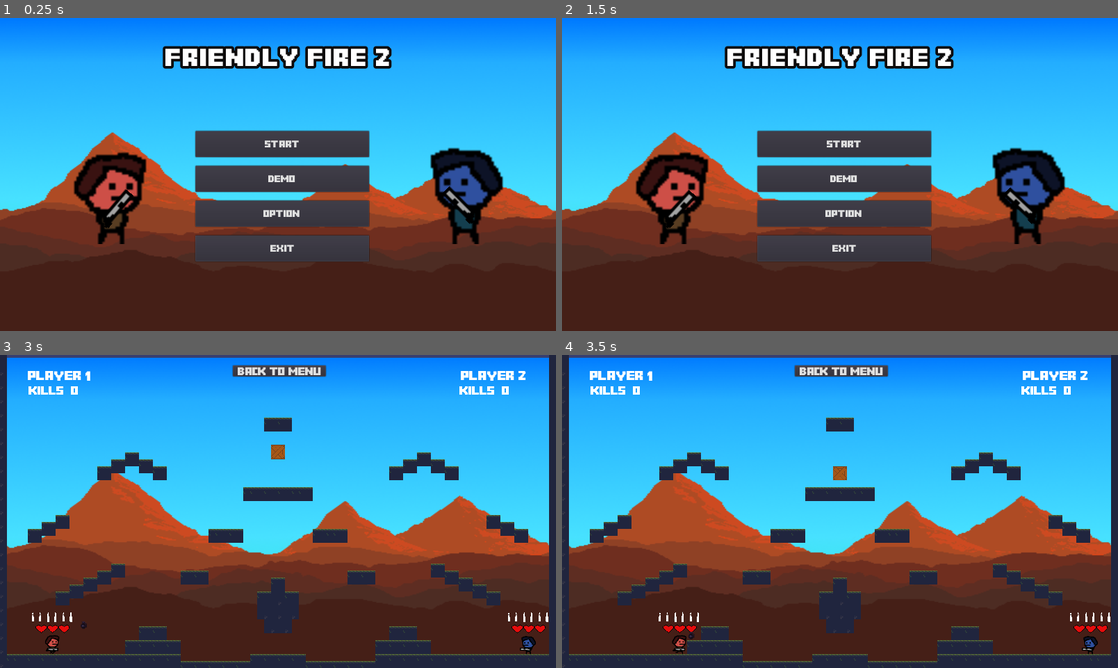
Above: before the commit, frames 1-4 (two rows, left to right).
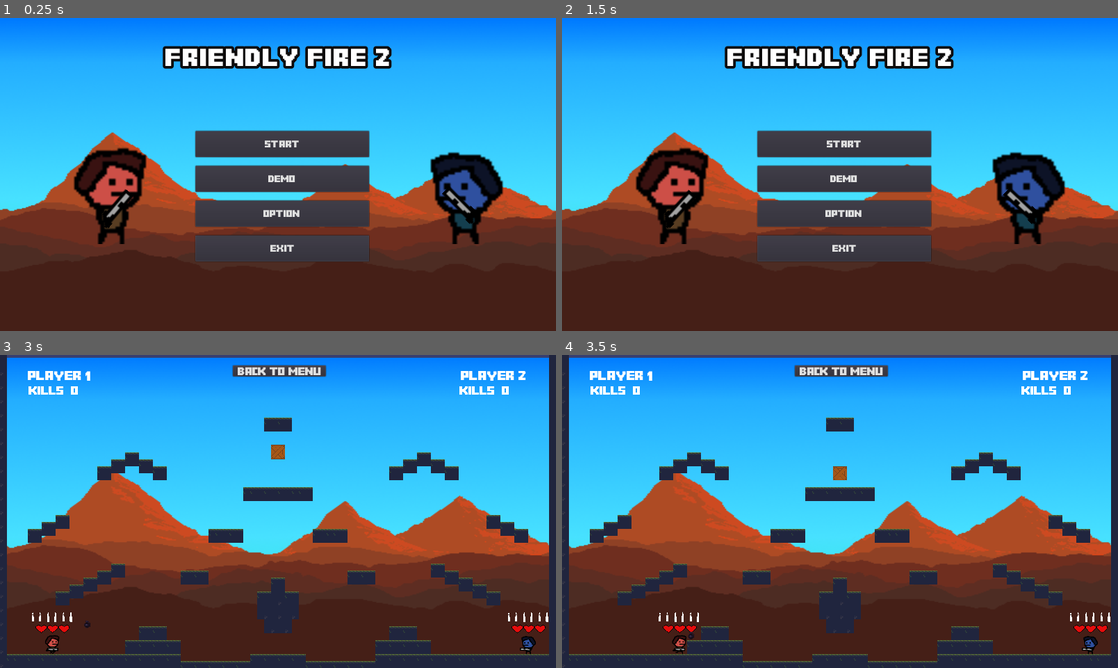
Above: after the commit, the same moments.

Repository: Toefge/InteraktiveSysteme
Game: Godot game, scene res://Menu/Menu.tscn
The game is run twice, just before and just after one commit, with the same random seed, the same clock (stepped at 60 frames per second) and the same inputs.
Inputs (mouse positions are in pixels of both pictures, inside the frame that each line leads up to):
- Up to frame 1 (0.25 s): no input
- Up to frame 2 (1.5 s): click "Start" at 0.5 s; click "Back To Menu" at 1.25 s
- Up to frame 3 (3 s): click "Start" at 2 s; move the mouse to (400, 495) at 2.77 s; hold D (right) from 2.78 s (still down); tap E (GrenadeP1) at 2.85 s
- Up to frame 4 (3.5 s): keep holding D (right); tap W (up) at 3.02 s

The runs differ from the first frame. In frame 1, 2.4% of the frame differs, in the area x 13-91%, y 41-66%; in frame 2, 2.4%; in frame 3, less than 0.1%; in frame 4, less than 0.1%.

Commit message:
BOOM

Diff:
--- a/Grenade/Grenade.tscn
+++ b/Grenade/Grenade.tscn
@@ -1,7 +1,8 @@
-[gd_scene load_steps=5 format=2]
+[gd_scene load_steps=8 format=2]
 
 [ext_resource path="res://assets/NadeCut.png" type="Texture" id=1]
 [ext_resource path="res://Grenade/GrenadeScript.gd" type="Script" id=2]
+[ext_resource path="res://assets/Boom.png" type="Texture" id=3]
 
 [sub_resource type="SpriteFrames" id=1]
 animations = [ {
@@ -13,7 +14,18 @@
 
 [sub_resource type="CircleShape2D" id=2]
 
-[node name="KinematicBody2D" type="KinematicBody2D"]
+[sub_resource type="SpriteFrames" id=3]
+animations = [ {
+"frames": [ ExtResource( 3 ) ],
+"loop": true,
+"name": "default",
+"speed": 5.0
+} ]
+
+[sub_resource type="CircleShape2D" id=4]
+radius = 89.518
+
+[node name="Grenade" type="KinematicBody2D"]
 script = ExtResource( 2 )
 
 [node name="AnimatedSprite" type="AnimatedSprite" parent="."]
@@ -23,3 +35,24 @@
 
 [node name="CollisionShape2D" type="CollisionShape2D" parent="."]
 shape = SubResource( 2 )
+
+[node name="NadeTimer" type="Timer" parent="."]
+process_mode = 0
+wait_time = 2.0
+one_shot = true
+autostart = true
+
+[node name="Boom" type="AnimatedSprite" parent="."]
+position = Vector2( 0.277786, -1.5263 )
+scale = Vector2( 0.343027, 0.332337 )
+frames = SubResource( 3 )
+
+[node name="CollisionShape2D" type="CollisionShape2D" parent="Boom"]
+scale = Vector2( 1, 1 )
+shape = SubResource( 4 )
+disabled = true
+
+[node name="Area2D" type="Area2D" parent="Boom"]
+scale = Vector2( 1, 1 )
+[connection signal="timeStart" from="." to="." method="_on_Grenade_timeStart"]
+[connection signal="timeout" from="NadeTimer" to="." method="_on_NadeTimer_timeout"]
--- a/Grenade/GrenadeScript.gd
+++ b/Grenade/GrenadeScript.gd
@@ -6,8 +6,13 @@
 var gravity = 3000
 var can_throw = true
 
-#func _ready():
-#	set_physics_process(false)
+var nade_instance = self
+
+signal timeStart
+
+func _ready():
+	#set_physics_process(false)
+	$Boom.hide()
 
 func _physics_process(delta):
 	velocity.y += gravity * delta
@@ -15,6 +20,8 @@
 	if collision != null:
 		_on_impact(collision.normal)
 
+#launch() sets the speed at which the nade will fly off and saves its position in a temp variable so it doesnt
+#stick to the character
 func launch(direction):
 	var temp = global_transform
 	var scene = get_tree().current_scene
@@ -23,7 +30,19 @@
 	global_transform = temp
 	velocity = THROW_VELOCITY *  Vector2(direction, 1)
 	set_physics_process(true)
+	#$NadeTimer.start()
 
+#this funciton allows the grenade to bounce after colliding
 func _on_impact(normal: Vector2):
 	velocity = velocity.bounce(normal)
 	velocity *= 0.5 + rand_range(-0.10, 0.10) # 0.5 defines how much will the projectile bounce, rand_range gives it a random extra or less bounce
+
+
+func _on_NadeTimer_timeout():
+	print("Timer reached 0")
+	$Boom.show()
+	yield(get_tree().create_timer(0.7), "timeout")
+	get_parent().remove_child(nade_instance)
+
+#func _on_Grenade_timeStart():
+#	$NadeTimer.start(5)
--- a/Menu/Menu.tscn
+++ b/Menu/Menu.tscn
@@ -46,33 +46,33 @@
 
 [sub_resource type="AtlasTexture" id=9]
 flags = 4
-atlas = ExtResource( 5 )
-region = Rect2( 0, 0, 48, 48 )
-
-[sub_resource type="AtlasTexture" id=10]
-flags = 4
-atlas = ExtResource( 5 )
-region = Rect2( 48, 0, 48, 48 )
-
-[sub_resource type="AtlasTexture" id=11]
-flags = 4
-atlas = ExtResource( 5 )
-region = Rect2( 96, 0, 48, 48 )
-
-[sub_resource type="AtlasTexture" id=12]
-flags = 4
-atlas = ExtResource( 5 )
-region = Rect2( 144, 0, 48, 48 )
-
-[sub_resource type="AtlasTexture" id=13]
-flags = 4
 atlas = ExtResource( 6 )
 region = Rect2( 0, 0, 48, 48 )
 
-[sub_resource type="AtlasTexture" id=14]
+[sub_resource type="AtlasTexture" id=10]
 flags = 4
 atlas = ExtResource( 6 )
 region = Rect2( 48, 0, 48, 48 )
+
+[sub_resource type="AtlasTexture" id=11]
+flags = 4
+atlas = ExtResource( 5 )
+region = Rect2( 0, 0, 48, 48 )
+
+[sub_resource type="AtlasTexture" id=12]
+flags = 4
+atlas = ExtResource( 5 )
+region = Rect2( 48, 0, 48, 48 )
+
+[sub_resource type="AtlasTexture" id=13]
+flags = 4
+atlas = ExtResource( 5 )
+region = Rect2( 96, 0, 48, 48 )
+
+[sub_resource type="AtlasTexture" id=14]
+flags = 4
+atlas = ExtResource( 5 )
+region = Rect2( 144, 0, 48, 48 )
 
 [sub_resource type="SpriteFrames" id=15]
 animations = [ {
@@ -81,15 +81,15 @@
 "name": "idle",
 "speed": 1.0
 }, {
-"frames": [ SubResource( 9 ), SubResource( 10 ), SubResource( 11 ), SubResource( 12 ) ],
+"frames": [ SubResource( 9 ), SubResource( 10 ) ],
+"loop": true,
+"name": "jump",
+"speed": 1.0
+}, {
+"frames": [ SubResource( 11 ), SubResource( 12 ), SubResource( 13 ), SubResource( 14 ) ],
 "loop": true,
 "name": "run",
 "speed": 14.0
-}, {
-"frames": [ SubResource( 13 ), SubResource( 14 ) ],
-"loop": true,
-"name": "jump",
-"speed": 1.0
 } ]
 
 [node name="Menu" type="Control"]
@@ -205,6 +205,7 @@
 scale = Vector2( 5, 5 )
 frames = SubResource( 15 )
 animation = "idle"
+frame = 1
 playing = true
 
 [node name="Player2" type="AnimatedSprite" parent="."]
@@ -214,7 +215,6 @@
 scale = Vector2( 5, 5 )
 frames = SubResource( 15 )
 animation = "idle"
-frame = 1
 playing = true
 flip_h = true
 
--- a/playerMechanics/playerMechanics.tscn
+++ b/playerMechanics/playerMechanics.tscn
@@ -25,33 +25,33 @@
 
 [sub_resource type="AtlasTexture" id=2]
 flags = 4
-atlas = ExtResource( 4 )
+atlas = ExtResource( 5 )
 region = Rect2( 0, 0, 48, 48 )
 
 [sub_resource type="AtlasTexture" id=3]
 flags = 4
-atlas = ExtResource( 4 )
+atlas = ExtResource( 5 )
 region = Rect2( 48, 0, 48, 48 )
 
 [sub_resource type="AtlasTexture" id=4]
 flags = 4
 atlas = ExtResource( 4 )
-region = Rect2( 96, 0, 48, 48 )
+region = Rect2( 0, 0, 48, 48 )
 
 [sub_resource type="AtlasTexture" id=5]
 flags = 4
 atlas = ExtResource( 4 )
-region = Rect2( 144, 0, 48, 48 )
+region = Rect2( 48, 0, 48, 48 )
 
 [sub_resource type="AtlasTexture" id=6]
 flags = 4
-atlas = ExtResource( 5 )
-region = Rect2( 0, 0, 48, 48 )
+atlas = ExtResource( 4 )
+region = Rect2( 96, 0, 48, 48 )
 
 [sub_resource type="AtlasTexture" id=7]
 flags = 4
-atlas = ExtResource( 5 )
-region = Rect2( 48, 0, 48, 48 )
+atlas = ExtResource( 4 )
+region = Rect2( 144, 0, 48, 48 )
 
 [sub_resource type="SpriteFrames" id=8]
 animations = [ {
@@ -60,15 +60,15 @@
 "name": "idle",
 "speed": 4.0
 }, {
-"frames": [ SubResource( 2 ), SubResource( 3 ), SubResource( 4 ), SubResource( 5 ) ],
+"frames": [ SubResource( 2 ), SubResource( 3 ) ],
+"loop": true,
+"name": "jump",
+"speed": 1.0
+}, {
+"frames": [ SubResource( 4 ), SubResource( 5 ), SubResource( 6 ), SubResource( 7 ) ],
 "loop": true,
 "name": "run",
 "speed": 14.0
-}, {
-"frames": [ SubResource( 6 ), SubResource( 7 ) ],
-"loop": true,
-"name": "jump",
-"speed": 1.0
 } ]
 
 [sub_resource type="CapsuleShape2D" id=9]
@@ -111,10 +111,10 @@
 position = Vector2( 15.8199, -0.259336 )
 
 [node name="muzzle2" type="Position2D" parent="Gun"]
-position = Vector2( 22.5, -32 )
+position = Vector2( 30.5136, -34.0045 )
 
 [node name="muzzle3" type="Position2D" parent="Gun"]
-position = Vector2( 22.5, 32 )
+position = Vector2( 31.1634, 31.3318 )
 
 [node name="ShootSound" type="AudioStreamPlayer2D" parent="Gun"]
 stream = ExtResource( 17 )
--- a/playerMechanics/playerScript.gd
+++ b/playerMechanics/playerScript.gd
@@ -178,3 +178,4 @@
 		nade_instance.global_position = $Gun/muzzle3.global_position
 		nade_instance.launch(throwStrenght * -1)
 	print("Watch out!")
+	#nade_instance._on_NadeTimer_timeout()
Binary file added: assets/Boom.png
Not shown, added: assets/Boom.png.import
